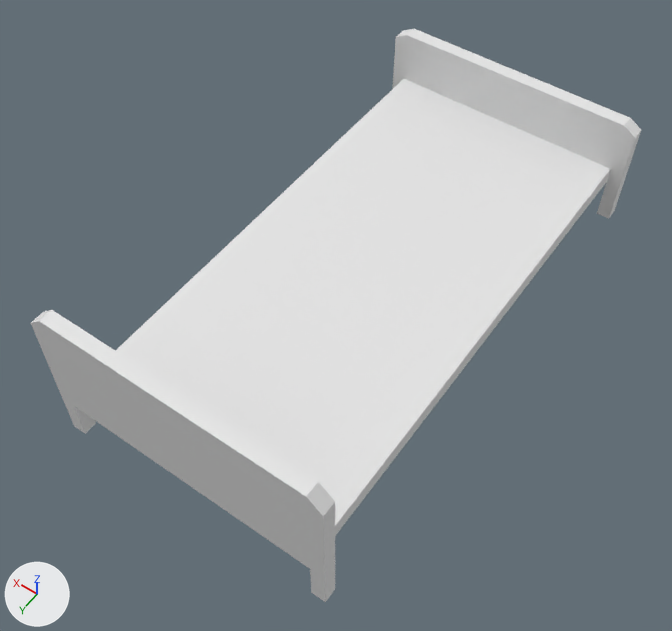
The FBX model Sleep Tight/Assets/Models/Locations/Home/Objects/KidsBed/KidsBed.fbx as it was, and as the next commit left it.
One viewpoint serves both versions: a 50 mm lens placed at (-1.1, 1.74, 2.59), pointed at (-0.01, 0.21, 0.19). Lighting does not change. The marker at lower left points along +X, +Y and +Z. Materials are left out; every surface is plain grey. Where no turn or scale is listed for an object, it has been applied to the vertices.

The first picture shows 'Frame'.
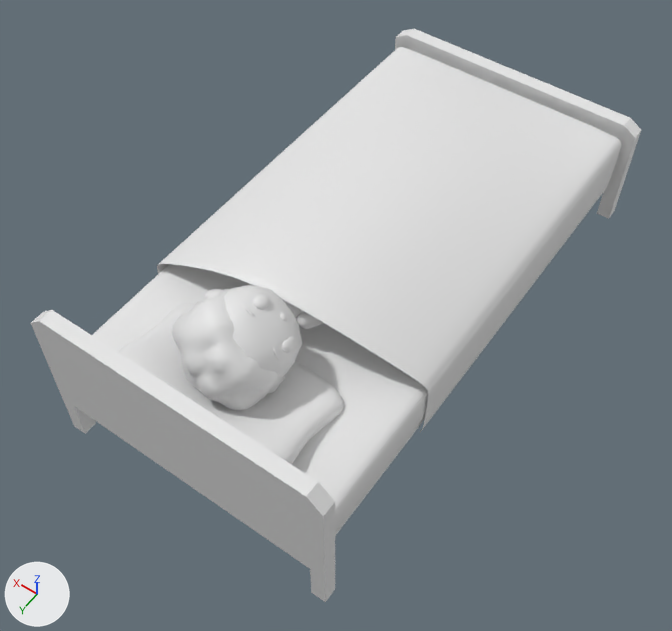
Pixel boxes (x1, y1, x2, y2) of what changed, in the pictures (672 x 631 px):
'Blanket', added: after (157, 47, 621, 432)
'Mattres', added: after (92, 264, 428, 532)
'Pillow', added: after (118, 304, 343, 464)
'KidHair', added: after (172, 289, 286, 410)
'KidHead', added: after (205, 285, 302, 394)
'KidBody', added: after (283, 300, 323, 329)
'KidEyes', added: after (253, 294, 296, 353)
'KidBrows', added: after (243, 303, 280, 361)
'Frame', unchanged, covered by the edit: (31, 29, 641, 602) in both

The change, as a diff of the scene's bpy script:
```diff
--- a/Sleep Tight/Assets/Models/Locations/Home/Objects/KidsBed/KidsBed.fbx.py
+++ b/Sleep Tight/Assets/Models/Locations/Home/Objects/KidsBed/KidsBed.fbx.py
@@ me_sphere @@
+me_sphere.from_pydata(...)  # 130 vertices, 128 faces; spans x -0.1556..-0.013, y 0.5595..0.6382, z 0.5563..0.6724
@@ me_sphere_027 @@
+me_sphere_027.from_pydata(...)  # 350 vertices, 348 faces; spans x -0.177..0.186, y 0.169..0.498, z 0.375..0.547
@@ me_sphere_030 @@
+me_sphere_030.from_pydata(...)  # 74 vertices, 70 faces; spans x -0.1007..-0.0048, y -0.0949..-0.0894, z 0.2866..0.343
@@ me_mesh_002 @@
+me_mesh_002.from_pydata(...)  # 481 vertices, 432 faces; spans x -0.47..0.47, y -0.866..0.503, z 0.142..0.557
@@ me_mesh @@
+me_mesh.from_pydata(...)  # 473 vertices, 464 faces; spans x -0.46..0.46, y -0.9..0.9, z 0.2..0.38
@@ me_sphere_005 @@
+me_sphere_005.from_pydata(...)  # 917 vertices, 1315 faces; spans x -0.157..0.174, y 0.561..0.833, z 0.345..0.678
@@ me_sphere_003 @@
+me_sphere_003.from_pydata(...)  # 402 vertices, 392 faces; spans x -0.159..0.151, y 0.453..0.758, z 0.367..0.676
@@ me_mesh_001 @@
+me_mesh_001.from_pydata(...)  # 674 vertices, 672 faces; spans x -0.308..0.308, y 0.548..0.89, z 0.331..0.47
@@ ob_kideyes @@
+ob_kideyes = bpy.data.objects.new('KidEyes', me_sphere)
+ob_kideyes.location = (0.0, 0.0, 0.0)
@@ ob_kidbody @@
+ob_kidbody = bpy.data.objects.new('KidBody', me_sphere_027)
+ob_kidbody.location = (0.0, 0.0, 0.0)
@@ ob_kidbrows @@
+ob_kidbrows = bpy.data.objects.new('KidBrows', me_sphere_030)
+ob_kidbrows.location = (0.0, 0.0, 0.0)
+ob_kidbrows.rotation_euler = (0.0, 3.142, 0.0)  # degrees (0, 180, 0)
+ob_kidbrows.scale = (-1.49, -7.03, -1.97)
@@ ob_blanket @@
+ob_blanket = bpy.data.objects.new('Blanket', me_mesh_002)
+ob_blanket.location = (0.0, 0.0, 0.0)
@@ ob_mattres @@
+ob_mattres = bpy.data.objects.new('Mattres', me_mesh)
+ob_mattres.location = (0.0, 0.0, 0.0)
@@ ob_kidhair @@
+ob_kidhair = bpy.data.objects.new('KidHair', me_sphere_005)
+ob_kidhair.location = (0.0, 0.0, 0.0)
@@ ob_kidhead @@
+ob_kidhead = bpy.data.objects.new('KidHead', me_sphere_003)
+ob_kidhead.location = (0.0, 0.0, 0.0)
@@ ob_pillow @@
+ob_pillow = bpy.data.objects.new('Pillow', me_mesh_001)
+ob_pillow.location = (0.0, 0.0, 0.0)
```
